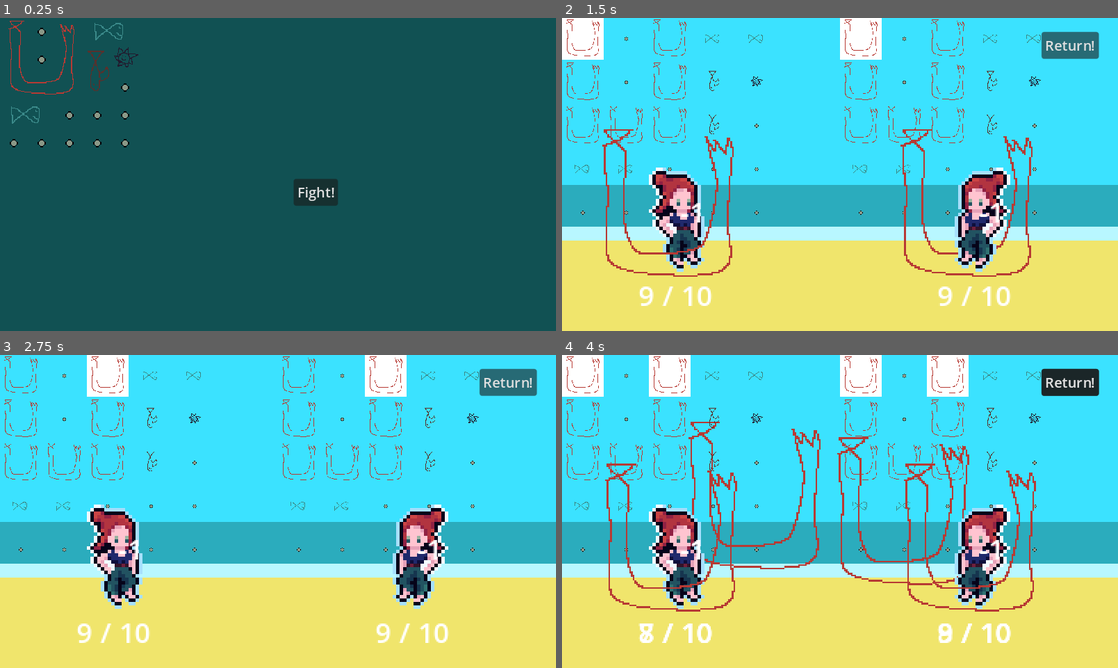
Above: before the commit, frames 1-4 (two rows, left to right).
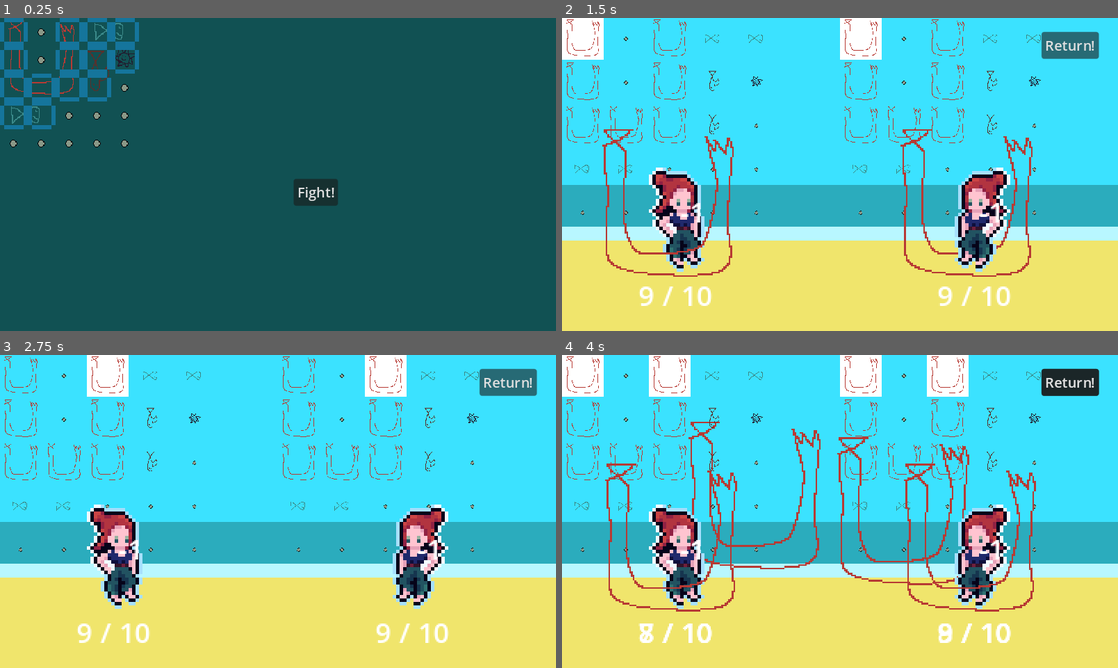
Above: after the commit, the same moments.

Repository: sandsq/fishfashionfight
Game: Godot game, scene res://inventory/inventory_container.tscn
The game is run twice, just before and just after one commit, with the same random seed, the same clock (stepped at 60 frames per second) and the same inputs.
Inputs (mouse positions are in pixels of both pictures, inside the frame that each line leads up to):
- Up to frame 1 (0.25 s): no input
- Up to frame 2 (1.5 s): click "Fight!" at 0.5 s; click "Fight!" at 1.25 s
- Up to frame 3 (2.75 s): click "Fight!" at 2 s
- Up to frame 4 (4 s): move the mouse to (962, 495) at 2.77 s; tap Space (attack) at 2.85, 3.6 s; move the mouse to (728, 527) at 3.52 s

The runs differ from the first frame. In frame 1, 2.7% of the frame differs, in the area x 0-25%, y 0-42%; in frame 2, less than 0.1%; in frame 3, less than 0.1%; in frame 4, less than 0.1%.

Commit message:
Create shader that shows edge of a synergy

Diff:
--- /dev/null
+++ b/inventory/edge_highlight.gdshader
@@ -0,0 +1,63 @@
+shader_type canvas_item;
+
+// top right bottom left
+uniform vec4 edge = vec4(0.0, 0.0,
+0.0, 0.0);
+uniform vec4 hl_color = vec4(0.5, 0.9, 0.7, 0.5);
+uniform vec2 grid_size = vec2(32.0, 32.0);
+uniform vec2 atlas_pos = vec2(0.0, 0.0);
+uniform vec2 atlas_size = vec2(32.0, 32.0);
+
+uniform float border_thickness_px = 5.0; // pixels
+
+void vertex() {
+	// Called for every vertex the material is visible on.
+}
+
+vec2 region_from_texture(vec2 uv, vec2 size, vec4 region) {
+	return  region.zw + uv / size * region.xy;
+}
+
+vec2 texture_from_region(vec2 uv, vec2 size, vec4 region) {
+	return uv * size / region.xy - region.zw;
+}
+
+void fragment() {
+	// Called for every pixel the material is visible on.
+
+	float sprite_width = 1.0 / TEXTURE_PIXEL_SIZE.x;
+	float sprite_height = 1.0 / TEXTURE_PIXEL_SIZE.y;
+	float border_thickness_x_uv = border_thickness_px / sprite_width;
+	float border_thickness_y_uv = border_thickness_px / sprite_height;
+
+	vec2 bounds_x_uv = vec2(atlas_pos.x / sprite_width, (atlas_pos.x + grid_size.x) / sprite_width);
+	vec2 bounds_y_uv = vec2(atlas_pos.y / sprite_height, (atlas_pos.y + grid_size.y) / sprite_height);
+	bool horz_region = (UV.x >= bounds_x_uv[0] + border_thickness_x_uv) && (UV.x <= bounds_x_uv[1] - border_thickness_x_uv);
+	bool vert_region = (UV.y >= bounds_y_uv[0] + border_thickness_y_uv) && (UV.y <= bounds_y_uv[1] - border_thickness_y_uv);
+	if (edge.r >= 0.99) {
+		if ((UV.y <= bounds_y_uv[0] + border_thickness_y_uv) && horz_region) {
+			COLOR = hl_color;
+		}
+	}
+	if (edge.g >= 0.99) {
+		if ((UV.x >= bounds_x_uv[1] - border_thickness_x_uv) && vert_region) {
+			COLOR = hl_color;
+		}
+	}
+	if (edge.b >= 0.99) {
+		if ((UV.y >= bounds_y_uv[1] - border_thickness_y_uv) && horz_region) {
+			COLOR = hl_color;
+		}
+	}
+	if (edge.a >= 0.99) {
+		if ((UV.x <= bounds_x_uv[0] + border_thickness_x_uv) && vert_region) {
+			COLOR = hl_color;
+		}
+	}
+
+}
+
+//void light() {
+	// Called for every pixel for every light affecting the CanvasItem.
+	// Uncomment to replace the default light processing function with this one.
+//}
--- a/inventory/inventory_slot_display.gd
+++ b/inventory/inventory_slot_display.gd
@@ -12,6 +12,7 @@
 var empty_indicator = preload("res://assets/empty_indicator.png")
 var Synergy = preload("res://synergy.tscn")
 var provided_synergies = [null, null, null, null]
+var hl_shader = preload("res://inventory/edge_highlight.gdshader")
 
 #@onready var inventory =
 @onready var fish_part_texture_rect = $FishPartTextureRect
@@ -60,6 +61,11 @@
 								Vector2(center_pos-visual_offset, center_pos))
 					self.add_child(indicator)
 		fish_part_texture_rect.texture = fish_part.texture
+		var testregion = fish_part_texture_rect.texture.region
+		print("atlas region, for use in shader, pos %s, size %s" % [testregion.position, testregion.size])
+		fish_part_texture_rect.material.shader = hl_shader
+		fish_part_texture_rect.material.set_shader_parameter("edge", Plane(1, 1, 1, 1))
+		fish_part_texture_rect.material.set_shader_parameter("atlas_pos", testregion.position)
 		associated_fish_part = fish_part
 		synergy_detector_shape.disabled = false
 		for i in associated_fish_part.adjacent_synergies_to_provide.size():
@@ -72,31 +78,46 @@
 				#print("synergy data %s" % synergy.synergy_data)
 				var synergy_collision_shape = CollisionShape2D.new()
 				var synergy_shape = RectangleShape2D.new()
+				#var indicator = ColorRect.new()
+				#indicator.color = Color(1.0, 0, 0, 0.5)
 				#print("synergy %s, synergy shape %s"
 						#% [synergy, synergy_shape])
 				var center = Vector2(GS.GRID_SIZE / 2.0, GS.GRID_SIZE / 2.0)
 				var offset = 18
+				var horz_shape = Vector2(16, 4)
+				var vert_shape = Vector2(4, 16)
 				if i == 0:
-					synergy_shape.size = Vector2(16, 4)
+					synergy_shape.size = horz_shape
+					#indicator.custom_minimum_size = horz_shape
 					synergy.set_position(center + Vector2(0, -offset))
+					#indicator.set_position(center + Vector2(0, -offset))
 				elif i == 1:
-					synergy_shape.size = Vector2(4, 16)
+					synergy_shape.size = vert_shape
+					#indicator.custom_minimum_size = vert_shape
 					synergy.set_position(center + Vector2(offset, 0))
+					#indicator.set_position(center + Vector2(offset, 0))
 				elif i == 2:
-					synergy_shape.size = Vector2(16, 4)
+					#indicator.custom_minimum_size = horz_shape
+					#indicator.scale = Vector2(1, 0.5)
 					synergy.set_position(center + Vector2(0, offset))
+					#indicator.set_position(center + Vector2(0, offset))
 				elif i == 3:
-					synergy_shape.size = Vector2(4, 16)
+					synergy_shape.size = vert_shape
+					#indicator.custom_minimum_size = vert_shape
 					synergy.set_position(center + Vector2(-offset, 0))
+					#indicator.set_position(center + Vector2(-offset, 0))
 
 				synergy_collision_shape.shape = synergy_shape
 				synergy.add_child(synergy_collision_shape)
+				#self.add_child(indicator)
 				provided_synergies[i] = synergy
 				add_child(synergy)
 
 	else:
 		fish_part_texture_rect.texture = load(
 				"res://assets/inventory_placeholder.png")
+		fish_part_texture_rect.material.shader = hl_shader
+		fish_part_texture_rect.material.set_shader_parameter("edge", Plane(0, 0, 0, 0))
 		synergy_detector_shape.disabled = true
 		for i in range(4):
 			var provided_synergy = provided_synergies[i]
--- a/inventory/inventory_slot_display.tscn
+++ b/inventory/inventory_slot_display.tscn
@@ -1,7 +1,18 @@
-[gd_scene load_steps=4 format=3 uid="uid://bdteeixpq1jeg"]
+[gd_scene load_steps=6 format=3 uid="uid://bdteeixpq1jeg"]
 
 [ext_resource type="Texture2D" uid="uid://dnfoes1um4js0" path="res://assets/inventory_placeholder.png" id="1_ke2kp"]
 [ext_resource type="Script" path="res://inventory/inventory_slot_display.gd" id="1_xjjg0"]
+[ext_resource type="Shader" path="res://inventory/edge_highlight.gdshader" id="2_7qo04"]
+
+[sub_resource type="ShaderMaterial" id="ShaderMaterial_jltmo"]
+resource_local_to_scene = true
+shader = ExtResource("2_7qo04")
+shader_parameter/edge = Vector4(1, 1, 1, 1)
+shader_parameter/hl_color = Vector4(0.1, 0.6, 0.9, 0.5)
+shader_parameter/grid_size = Vector2(32, 32)
+shader_parameter/atlas_pos = Vector2(0, 0)
+shader_parameter/atlas_size = Vector2(32, 32)
+shader_parameter/border_thickness_px = 5.0
 
 [sub_resource type="RectangleShape2D" id="RectangleShape2D_x03e8"]
 size = Vector2(30, 30)
@@ -10,9 +21,9 @@
 offset_right = 32.0
 offset_bottom = 32.0
 script = ExtResource("1_xjjg0")
-display_debug_adjacents = null
 
 [node name="FishPartTextureRect" type="TextureRect" parent="."]
+material = SubResource("ShaderMaterial_jltmo")
 custom_minimum_size = Vector2(32, 32)
 layout_mode = 2
 texture = ExtResource("1_ke2kp")
Binary file changed: assets/inventory_placeholder.aseprite
Binary file changed: assets/inventory_placeholder.png
